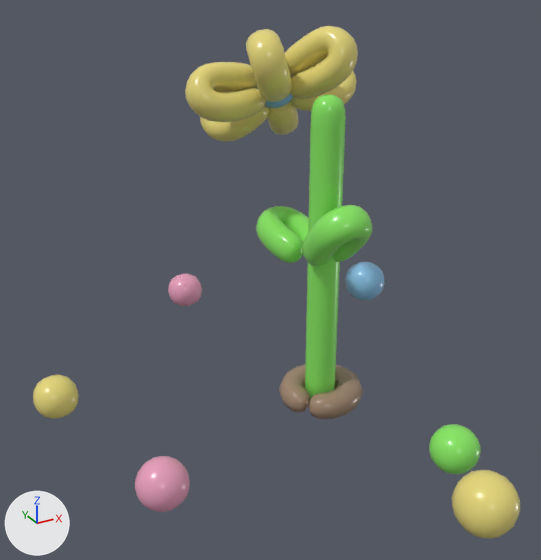
Before and after pictures for a commit that changed the glTF model semesterproject2.glb.
Before and after are seen from a 50 mm camera at (-4.07, -6.32, 4.86) aimed at (-0.73, -0.25, 1.83). The lights are fixed; the arrows at lower left show +X, +Y and +Z. Where no turn or scale is listed for an object, it has been applied to the vertices.

Script lines for the objects in view, before the commit:
```python
me_cube_001 = bpy.data.meshes.new('Cube.001')
me_cube_001.from_pydata(...)  # 98 vertices, 192 faces; spans x -0.84..0.84, y -0.84..0.84, z -0.01..1.67
me_cube_001.materials.append(mat_gelb)  # yellow #e7d87b
me_cube_003 = bpy.data.meshes.new('Cube.003')
me_cube_003.from_pydata(...)  # 98 vertices, 192 faces; spans x -0.84..0.84, y -0.84..0.84, z -0.01..1.67
me_cube_003.materials.append(mat_grün)  # green #88e763
me_cube_004 = bpy.data.meshes.new('Cube.004')
me_cube_004.from_pydata(...)  # 98 vertices, 192 faces; spans x -0.244..0.244, y -0.244..0.244, z -0.003..0.486
me_cube_004.materials.append(mat_gelb)  # yellow #e7d87b
me_cube_005 = bpy.data.meshes.new('Cube.005')
me_cube_005.from_pydata(...)  # 98 vertices, 192 faces; spans x -0.84..0.84, y -0.84..0.84, z -0.01..1.67
me_cube_005.materials.append(mat_pink)  # pink #e79ebb
me_icosphere_001 = bpy.data.meshes.new('Icosphere.001')
me_icosphere_001.from_pydata(...)  # 162 vertices, 320 faces; spans x -0.246..0.246, y -0.246..0.246, z -0.246..0.246
me_icosphere_001.materials.append(mat_pink)  # pink #e79ebb
ob_cube_002 = bpy.data.objects.new('Cube.002', me_cube_001)
ob_cube_002.location = (-2.73, 1.02, 0.13)
ob_cube_002.scale = (0.291, 0.291, 0.281)
ob_cube_003 = bpy.data.objects.new('Cube.003', me_cube_003)
ob_cube_003.location = (0.47, -1.83, 0.13)
ob_cube_003.scale = (0.291, 0.291, 0.281)
ob_cube_004 = bpy.data.objects.new('Cube.004', me_cube_004)
ob_cube_004.location = (-0.49, -3.16, 0.82)
ob_cube_005 = bpy.data.objects.new('Cube.005', me_cube_005)
ob_cube_005.location = (-0.37, 2.97, 0.13)
ob_cube_005.scale = (0.291, 0.291, 0.281)
ob_icosphere_001 = bpy.data.objects.new('Icosphere.001', me_icosphere_001)
ob_icosphere_001.location = (-2.29, -1.08, 0.48)
# also in view: 'Cube.009' at (0.03, 0.25, 2.1); 'Cube.016' at (0.07, 0.01, 1.79); 'Cube.010' at (0.08, 0.01, 0.16); 'Cube.001' at (1.14, 0.69, 1.06); 'Cube.008' at (0.07, 1.11, 3.48)
```
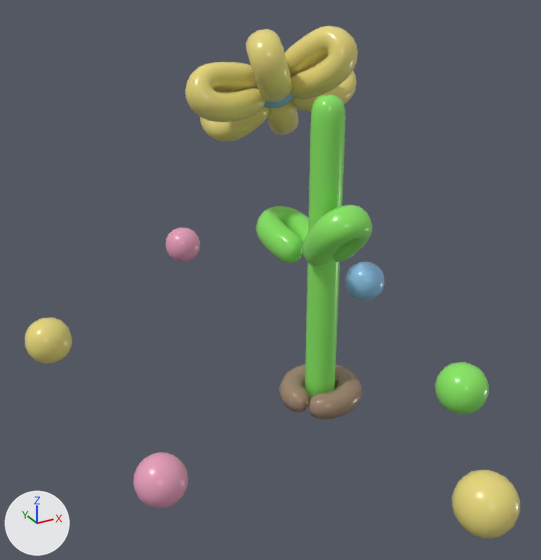
Diff of the bpy script that builds the scene:
```diff
--- a/semesterproject2.glb.py
+++ b/semesterproject2.glb.py
@@ ob_icosphere_001 @@
 ob_icosphere_001 = bpy.data.objects.new('Icosphere.001', me_icosphere_001)
-ob_icosphere_001.location = (-2.29, -1.08, 0.48)
+ob_icosphere_001.location = (-2.29, -1.04, 0.49)
@@ ob_cube_002 @@
 ob_cube_002 = bpy.data.objects.new('Cube.002', me_cube_001)
-ob_cube_002.location = (-2.73, 1.02, 0.13)
-ob_cube_002.scale = (0.291, 0.291, 0.281)
+ob_cube_002.location = (-2.73, 1.02, 0.82)
+ob_cube_002.scale = (0.291, 0.291, 0.291)
@@ ob_cube_003 @@
 ob_cube_003 = bpy.data.objects.new('Cube.003', me_cube_003)
-ob_cube_003.location = (0.47, -1.83, 0.13)
-ob_cube_003.scale = (0.291, 0.291, 0.281)
+ob_cube_003.location = (0.47, -1.83, 0.82)
+ob_cube_003.scale = (0.291, 0.291, 0.291)
@@ ob_cube_005 @@
 ob_cube_005 = bpy.data.objects.new('Cube.005', me_cube_005)
-ob_cube_005.location = (-0.37, 2.97, 0.13)
-ob_cube_005.scale = (0.291, 0.291, 0.281)
+ob_cube_005.location = (-0.37, 2.97, 0.82)
+ob_cube_005.scale = (0.291, 0.291, 0.291)
```

Changed parts and their boxes [x1, y1, x2, y2] in the pictures (541 x 560 px):
'Cube.003', moved, rescaled
    before: [429, 424, 481, 474]
    after: [435, 362, 489, 414]
'Cube.002', moved, rescaled (7% taller)
    before: [33, 375, 79, 419]
    after: [25, 317, 72, 364]
'Icosphere.001', moved
    before: [135, 456, 190, 512]
    after: [133, 452, 188, 508]
'Cube.005', moved, rescaled
    before: [168, 273, 202, 306]
    after: [165, 227, 200, 262]
